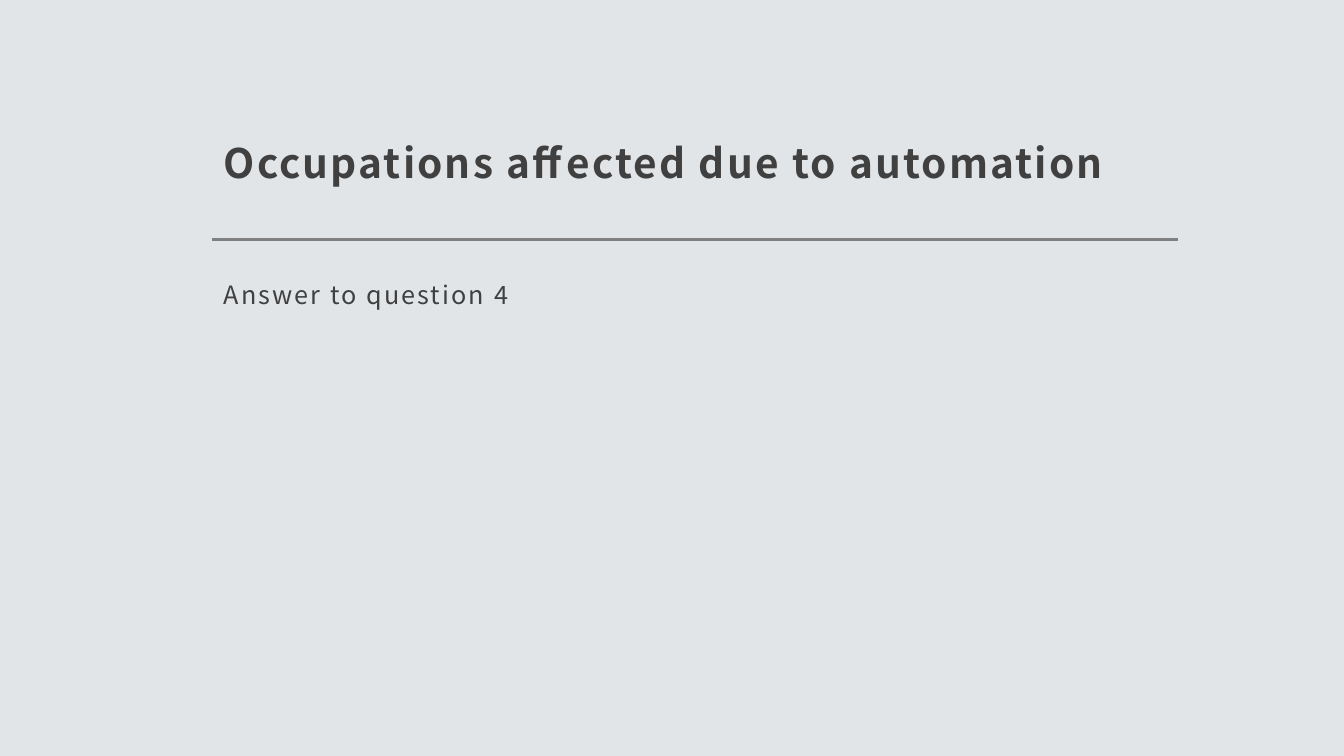
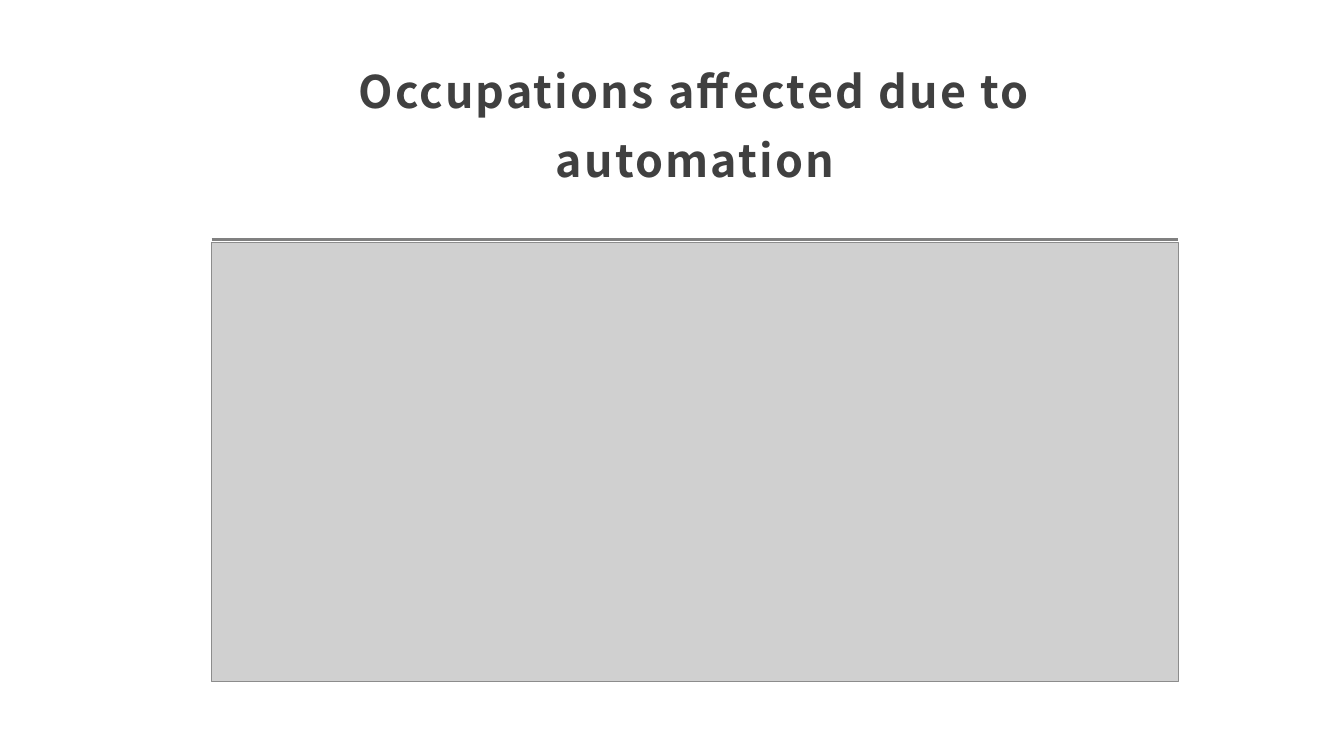
Before and after one commit to vinaya-kusuma/Project1, a slide deck: slide 14 of Project1.pptx (slide 9 before the commit). Drawn at 1344x756 pixels with LibreOffice and Linux fonts; fonts in the diff are those of the drawing; grey boxes stand for pictures. Boxes give left, top, right and bottom in pixels: in the first picture for what was removed or moved away, otherwise in the second. Text is boxed around its words. In the diff, an @@ line names an element or a change of style, - is before the commit and + after.

```diff
--- a/Project1.pptx
+++ b/Project1.pptx
@@ background #E2E5E8 to #FFFFFF @@
@@ title "Occupations affected due to automation" at (359,71,1028,178): size 29 to 32 pt; alignment left to centre @@
@@ picture added at (212,243,1179,683) @@
@@ text removed at (224,284,508,310) @@
-Answer to question 4
```
Also in this commit, not shown: 9 other slides changed, 15 slides added, 7 slides removed.
